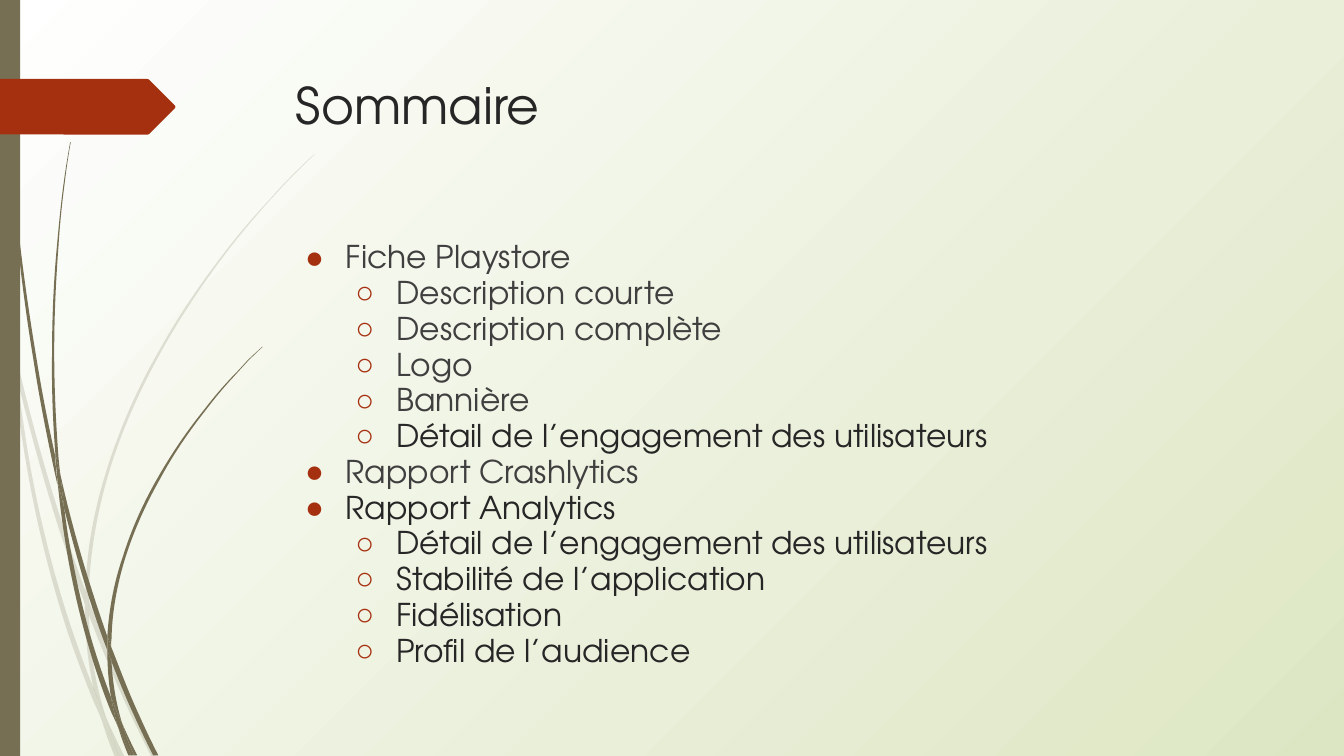
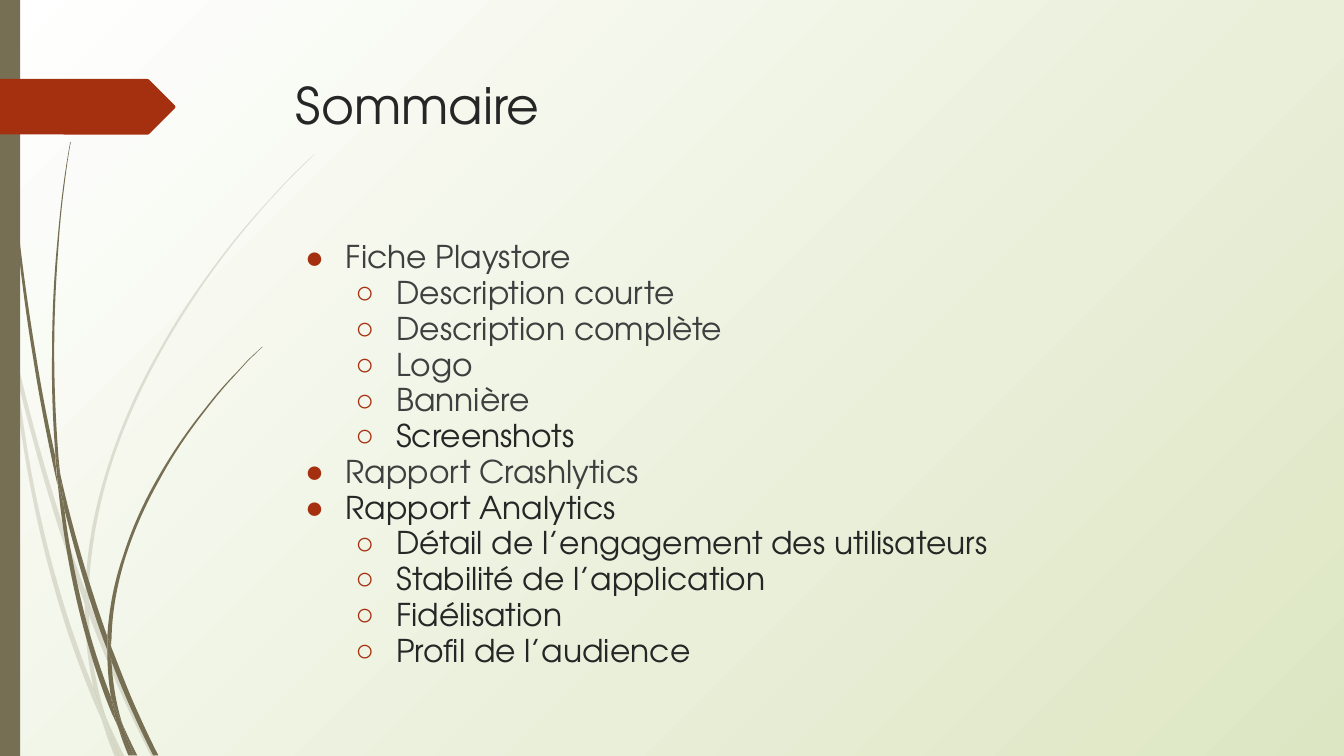
Before and after one commit to lucc70/DroidRestaurant, a slide deck: slide 2 of Rendu/Presentation deploiement.pptx. Drawn at 1344x756 pixels with LibreOffice and Linux fonts; fonts in the diff are those of the drawing. Boxes give left, top, right and bottom in pixels: in the first picture for what was removed or moved away, otherwise in the second. Text is boxed around its words. In the diff, an @@ line names an element or a change of style, - is before the commit and + after.

```diff
--- a/Rendu/Presentation deploiement.pptx
+++ b/Rendu/Presentation deploiement.pptx
@@ text at (396,423,574,463): text changed @@
-○ Détail de l’engagement des utilisateurs
+○ Screenshots
```
Also in this commit, not shown: 1 slide added, 2 other files.
